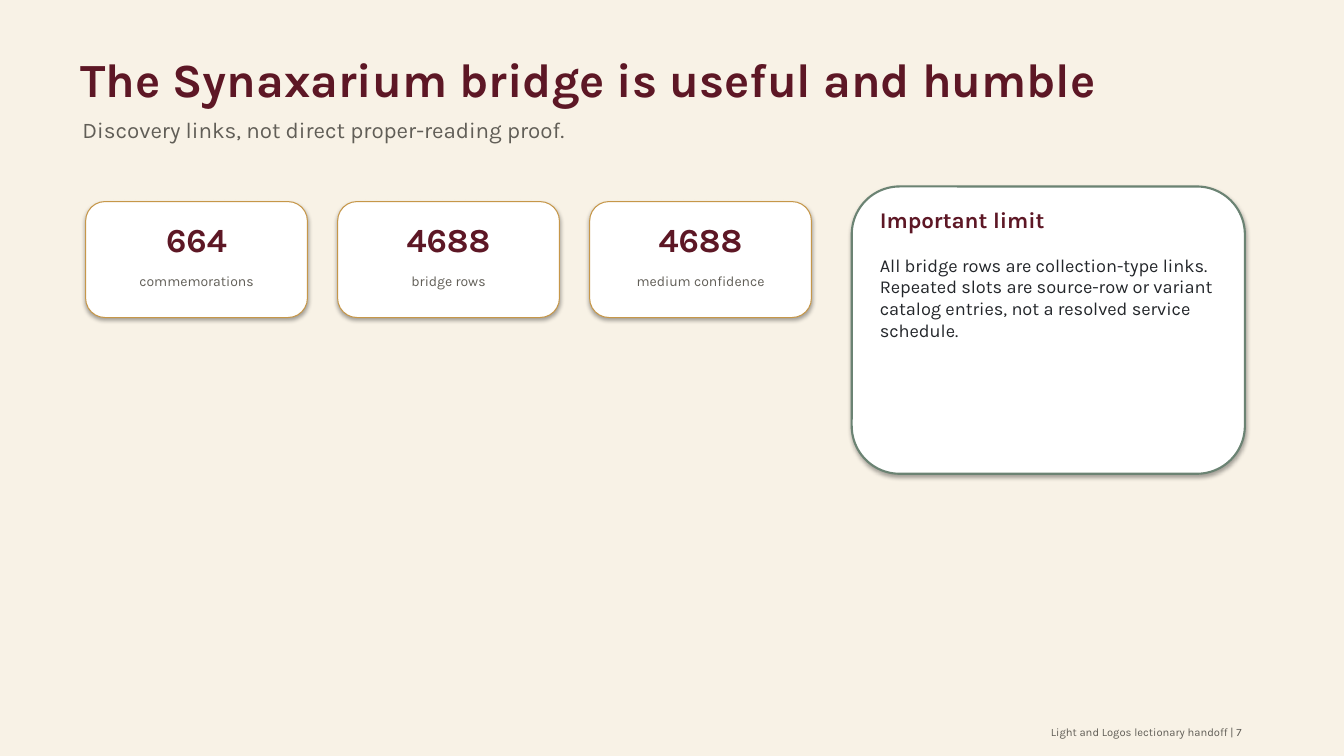
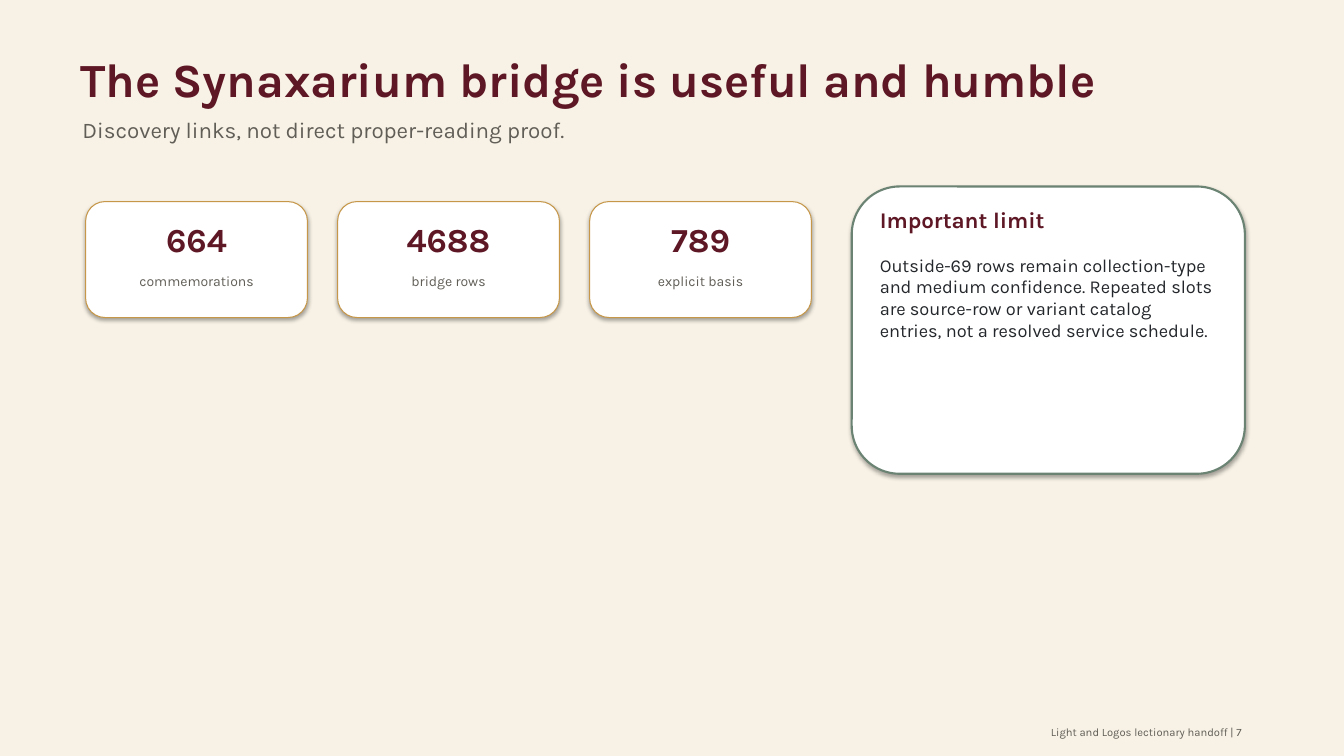
Before and after one commit to george-andraws/coptic-orthodox-lectionary-tools, a slide deck: slide 7 of presentation/lectionary_design_layer_deck.pptx. Drawn at 1344x756 pixels with LibreOffice and Linux fonts; fonts in the diff are those of the drawing. Boxes give left, top, right and bottom in pixels: in the first picture for what was removed or moved away, otherwise in the second. Text is boxed around its words. In the diff, an @@ line names an element or a change of style, - is before the commit and + after.

```diff
--- a/presentation/lectionary_design_layer_deck.pptx
+++ b/presentation/lectionary_design_layer_deck.pptx
@@ text at bbox=[671, 229, 730, 253]: text changed @@
-4688
+789
@@ text at bbox=[880, 259, 1212, 339]: text changed @@
-All bridge rows are collection-type links. Repeated slots are source-row or variant catalog entries, not a resolved service schedule.
+Outside-69 rows remain collection-type and medium confidence. Repeated slots are source-row or variant catalog entries, not a resolved service schedule.
@@ text at bbox=[658, 276, 743, 289]: text changed @@
-medium confidence
+explicit basis
```
Also in this commit, not shown: 3 other slides changed, 16 other files.
